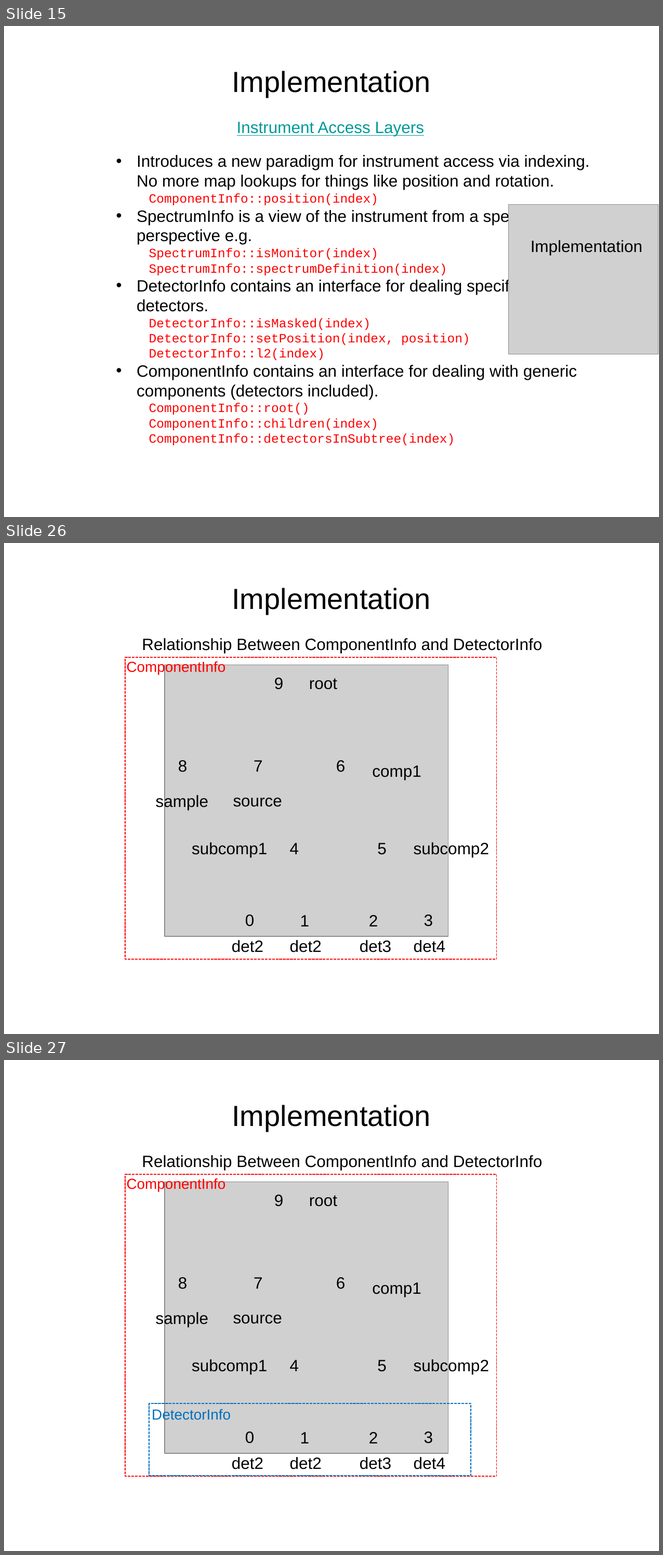
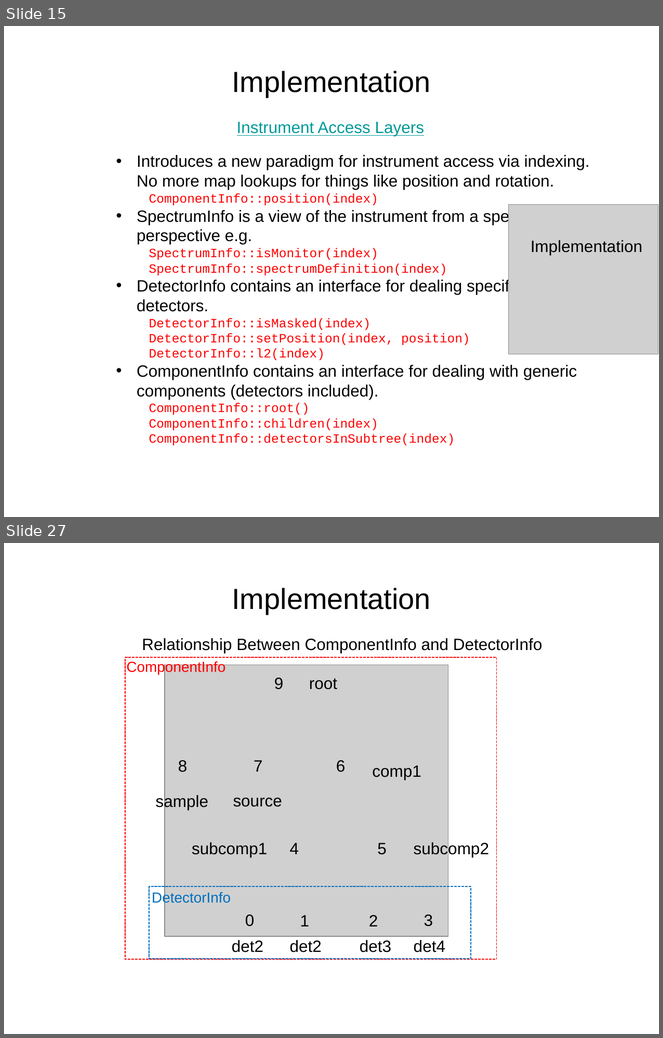
Before and after one commit to ess-dmsc-dram/documents, a slide deck: presentations/Instrument_2_0/Instrument 2.0 Update.pptx. Shown one above the other, each under a label of ours: slides 15, 26 and 27 before the commit, slides 15 and 27 after it; the slides between them are not shown. The pictures are 663x1555 and 663x1038 pixels, drawn with LibreOffice and Linux fonts; fonts in the diff are those of the drawing; grey boxes stand for pictures; background and template pictures are left out. Boxes give left, top, right and bottom in pixels: in the first picture for what was removed or moved away, otherwise in the second. Text is boxed around its words. In the diff, an @@ line names an element or a change of style, - is before the commit and + after.

```diff
--- a/presentations/Instrument_2_0/Instrument 2.0 Update.pptx
+++ b/presentations/Instrument_2_0/Instrument 2.0 Update.pptx
@@ slide 26 removed at bbox=[4, 543, 659, 1034], background #FFFFFF @@
@@ text removed at bbox=[232, 588, 431, 615] @@
-Implementation
@@ text removed at bbox=[142, 638, 542, 653] @@
-Relationship Between ComponentInfo and DetectorInfo
@@ rectangle removed at bbox=[125, 657, 497, 960] @@
@@ text removed at bbox=[127, 661, 226, 675] @@
-ComponentInfo
@@ picture removed at bbox=[165, 665, 448, 937] @@
@@ text removed at bbox=[274, 678, 284, 690] @@
-9
@@ text removed at bbox=[309, 678, 337, 690] @@
-root
@@ text removed at bbox=[178, 760, 188, 772] @@
-8
@@ text removed at bbox=[254, 760, 263, 772] @@
-7
@@ text removed at bbox=[336, 760, 346, 772] @@
-6
@@ text removed at bbox=[372, 766, 421, 780] @@
-comp1
@@ text removed at bbox=[156, 794, 208, 810] @@
-sample
@@ text removed at bbox=[233, 798, 282, 807] @@
-source
@@ text removed at bbox=[192, 843, 267, 858] @@
-subcomp1
@@ text removed at bbox=[290, 843, 299, 854] @@
-4
@@ text removed at bbox=[377, 843, 387, 855] @@
-5
@@ text removed at bbox=[414, 841, 489, 858] @@
-subcomp2
@@ text removed at bbox=[245, 915, 255, 927] @@
-0
@@ text removed at bbox=[300, 915, 310, 927] @@
-1
@@ text removed at bbox=[369, 915, 378, 927] @@
-2
@@ text removed at bbox=[424, 915, 434, 927] @@
-3
@@ text removed at bbox=[232, 940, 263, 953] @@
-det2
@@ text removed at bbox=[290, 940, 322, 953] @@
-det2
@@ text removed at bbox=[360, 940, 391, 953] @@
-det3
@@ text removed at bbox=[414, 940, 445, 953] @@
-det4
```
Also in this commit, not shown: 15 slides changed, 1 other file.
